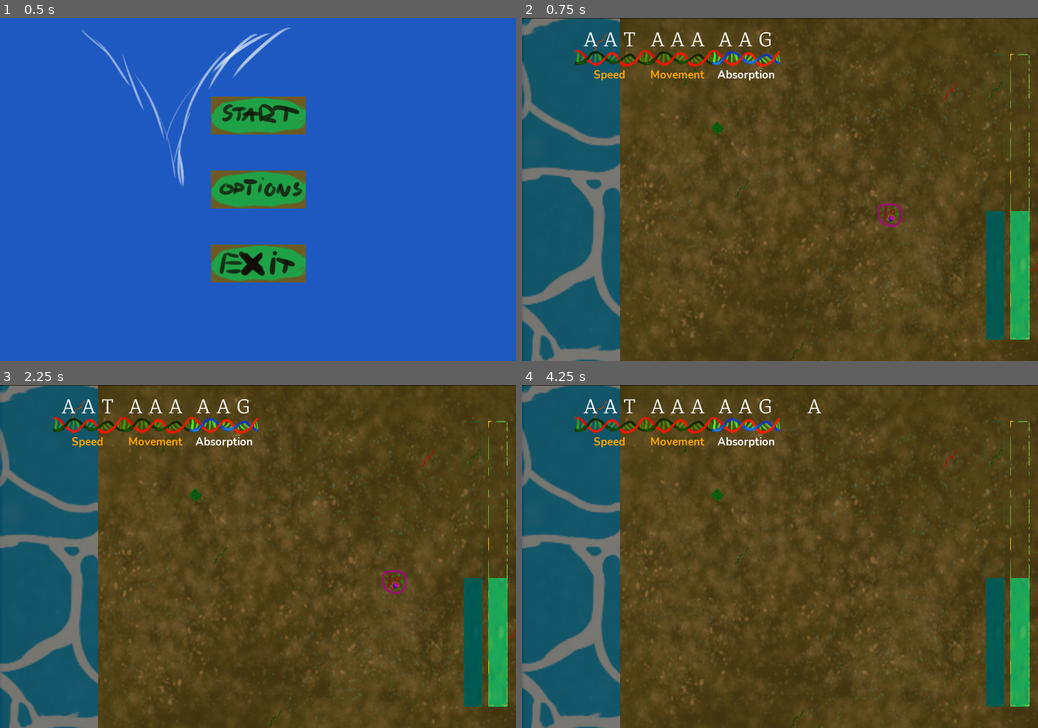
Above: before the commit, frames 1-4 (two rows, left to right).
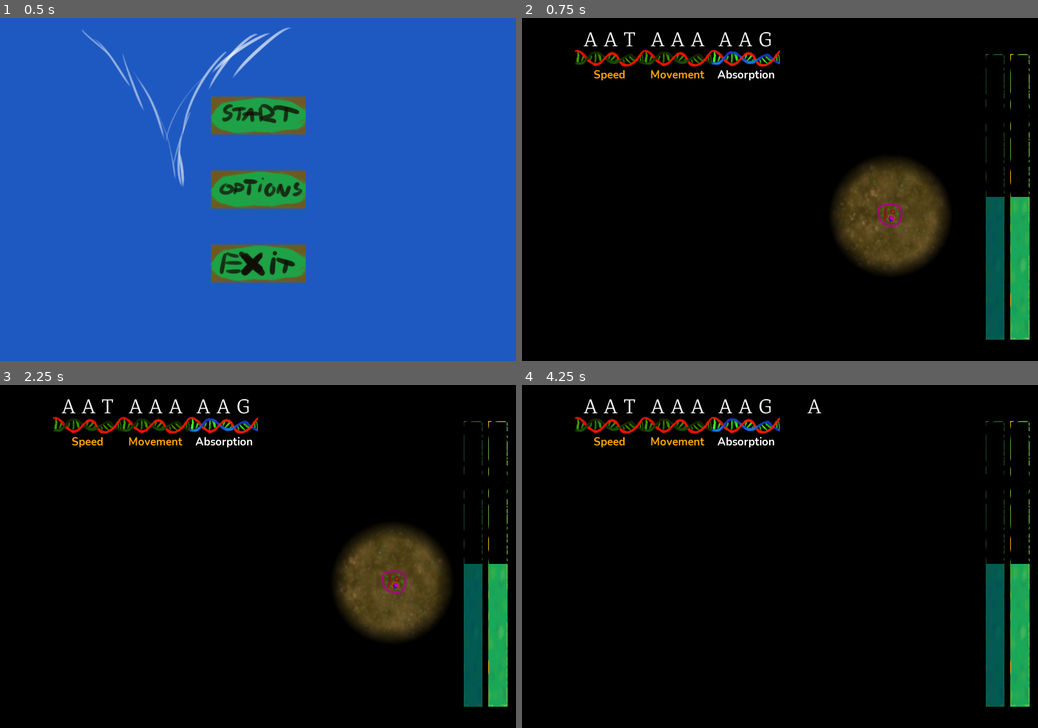
Above: after the commit, the same moments.

Repository: RobertKajnak/MGTK2021Game
Game: Godot game, scene res://Scenes/MainMenu.tscn
Same seed, same stepped clock (60 frames per second), same inputs: the game is played once before the commit and once after it.
Inputs (mouse positions are in pixels of both pictures, inside the frame that each line leads up to):
- Up to frame 1 (0.5 s): no input
- Up to frame 2 (0.75 s): click (780, 114) at 0.5 s
- Up to frame 3 (2.25 s): click (87, 426) at 1.27 s; tap Enter at 2 s; hold D (right) from 2.03 s (still down); tap P at 2.1 s
- Up to frame 4 (4.25 s): release D (right) at 2.78 s; hold S (down) 2.78-3.53 s; tap H at 2.85 s; hold D (right) from 3.53 s (still down); tap P at 3.6 s

Frame 1 is identical in both runs. In frame 2, 92% of the frame differs, in the area x 0-100%, y 0-100%; in frame 3, 92%; in frame 4, 96%.

Commit message:
Absorption implemented

Diff:
--- /dev/null
+++ b/Scenes/Food_object.gd
@@ -0,0 +1,18 @@
+extends Area2D
+
+var hub
+
+func _ready():
+	hub = get_hub()
+
+func get_hub():
+	# Gyuri: nem a legjobb, mert ha megvaltozik az objektumok hierarhiaja
+	# akkor ez nem mukszik tobbet!
+	return get_parent().get_parent().get_child(Global.hud_index)
+
+func _on_Plant_body_entered(body):
+	var traits = Global.get_traits()
+	var can_eat = traits.has(Global.Trait.Absorption)
+	if can_eat and Global.energy < 100:
+		Global.energy = min(100, Global.energy + 20)
+		queue_free()
--- a/Scenes/Food_object.tscn
+++ b/Scenes/Food_object.tscn
@@ -1,9 +1,11 @@
-[gd_scene load_steps=2 format=2]
+[gd_scene load_steps=3 format=2]
 
 [ext_resource path="res://res/textures/kaja_1.png" type="Texture" id=1]
+[ext_resource path="res://Scenes/Food_object.gd" type="Script" id=2]
 
 [node name="Plant" type="Area2D"]
 position = Vector2( 408.969, 230.516 )
+script = ExtResource( 2 )
 
 [node name="CollisionPolygon2D" type="CollisionPolygon2D" parent="."]
 polygon = PoolVector2Array( -2.15845, -14.3723, -13.3831, 1.06158, 0.367065, 14.8117, 14.3978, 0.500336 )
@@ -12,3 +14,5 @@
 position = Vector2( 3.71338, 1.17413 )
 scale = Vector2( 0.476749, 0.381612 )
 texture = ExtResource( 1 )
+
+[connection signal="body_entered" from="." to="." method="_on_Plant_body_entered"]
--- a/Scenes/HUD.gd
+++ b/Scenes/HUD.gd
@@ -2,6 +2,10 @@
 
 func _ready():
 	Global.hud_index = get_index()
+
+func _process(delta):
+	$Energy.value = Global.energy
+	$Hydration.value = Global.hydration
 
 func refresh():
 	var genes = $ContainerDNA.get_children()
--- a/Scenes/Level2.tscn
+++ b/Scenes/Level2.tscn
@@ -1,7 +1,6 @@
-[gd_scene load_steps=11 format=2]
+[gd_scene load_steps=10 format=2]
 
 [ext_resource path="res://Scenes/Player.tscn" type="PackedScene" id=1]
-[ext_resource path="res://Scenes/Food_object.tscn" type="PackedScene" id=2]
 [ext_resource path="res://Scenes/World.gd" type="Script" id=4]
 [ext_resource path="res://res/textures/background.png" type="Texture" id=5]
 [ext_resource path="res://res/Water2D/water_diffuse.png" type="Texture" id=6]
@@ -32,12 +31,11 @@
 
 [node name="RNA_nodes" type="Node2D" parent="."]
 
-[node name="Plant" parent="." instance=ExtResource( 2 )]
+[node name="Plant_nodes" type="Node2D" parent="."]
 
 [node name="Player" parent="." instance=ExtResource( 1 )]
 
 [node name="Fog" type="Sprite" parent="."]
-visible = false
 material = SubResource( 1 )
 centered = false
 
--- a/Scenes/World.gd
+++ b/Scenes/World.gd
@@ -33,9 +33,17 @@
 	# Spawn random RNA Fragments
 	for i in range(6 + randi()%4):
 		var rna_obj = load("res://Scenes/RNA_Object.tscn").instance()
-		# Check here for overlaps with objects
+		# Check here for overlaps with objects (álmodj királylány)
 		rna_obj.position = Vector2(100+randi()%1150,50+randi()%660)
 		$RNA_nodes.add_child(rna_obj)
+
+	# Spawn green food
+	for i in range(6 + randi()%4):
+		var plant = load("res://Scenes/Food_object.tscn").instance()
+		plant.position = Vector2(100+randi()%1150,50+randi()%660)
+		$Plant_nodes.add_child(plant)
+
+	update_fog($Player.position)
 
 func update_vision_radius(new_radius):
 	lightImage.resize(lightImage.get_size()*new_radius)
--- a/global.gd
+++ b/global.gd
@@ -5,8 +5,8 @@
 var current_level := 1
 
 # Player stuff
-var HP := 100
-var Score := 0
+var energy := 50
+var hydration := 50
 var genome := ""
 
 var letters_possible = ['A', 'T', 'G']
@@ -94,11 +94,6 @@
 		trait_to_gene.append(combo)
 		gene_to_trait[combo] = i
 
-func reset_stats(level:int):
-	if level == 1:
-		HP = 100
-		Score = 0
-
 func clear_children(node):
 	for n in node.get_children():
 		node.remove_child(n)
@@ -106,7 +101,7 @@
 
 # Add a gene to the player genome
 func add_gene(letter):
-	var max_groups = 4
+	var max_groups = 5
 	var max_letters = max_groups * len(letters_possible)
 	genome += letter
 	var start_index = max(0, len(genome) - max_letters)
